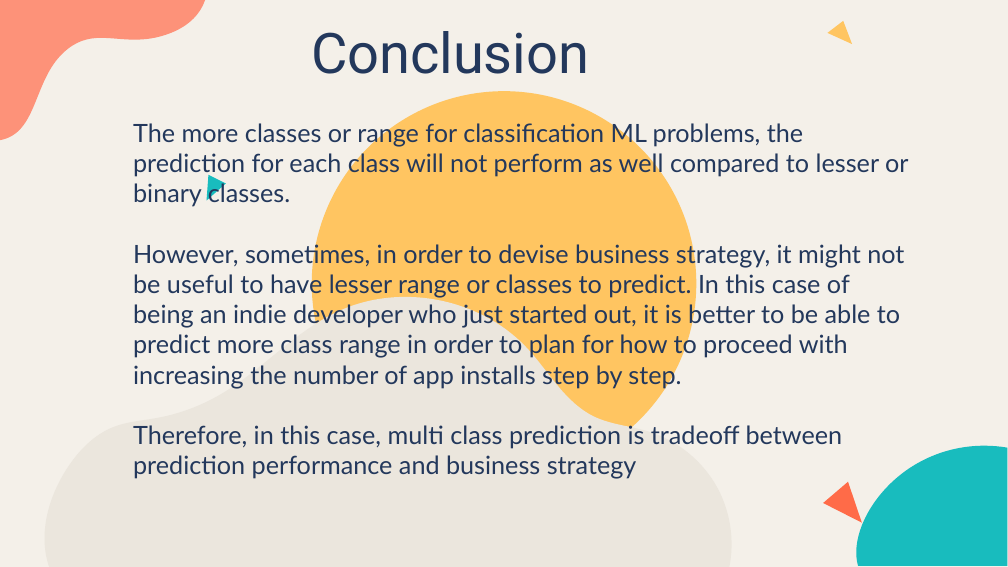
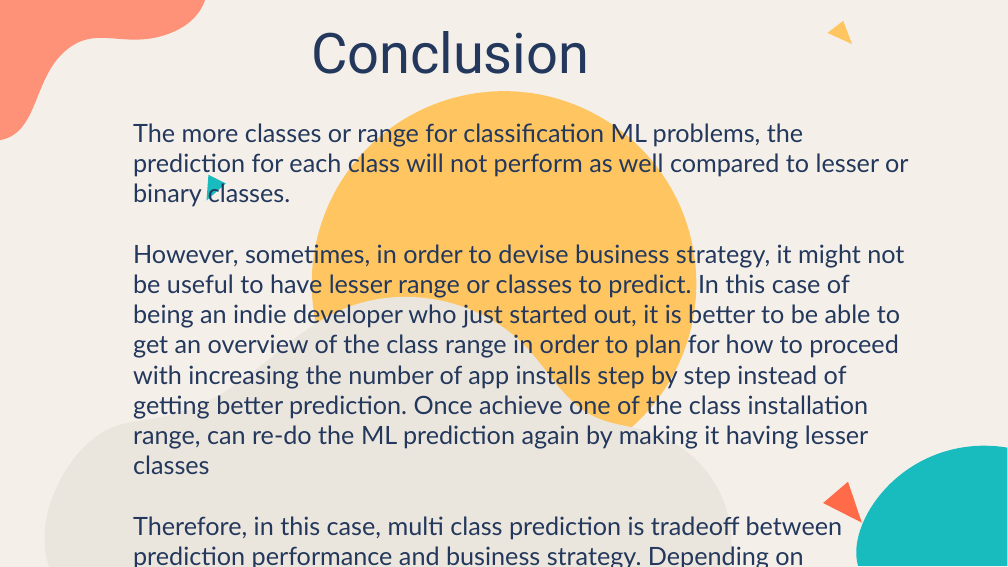
Before and after one commit to LiyanaRoslie/google-apps-ml, a slide deck: slide 29 of Final_Presentation.pptx (slide 27 before the commit). Drawn at 1008x567 pixels with LibreOffice and Linux fonts; fonts in the diff are those of the drawing. Boxes give left, top, right and bottom in pixels: in the first picture for what was removed or moved away, otherwise in the second. Text is boxed around its words. In the diff, an @@ line names an element or a change of style, - is before the commit and + after.

```diff
--- a/Final_Presentation.pptx
+++ b/Final_Presentation.pptx
@@ subtitle at box(133, 241, 904, 567): text changed @@
-However, sometimes, in order to devise business strategy, it might not be useful to have lesser range or classes to predict. In this case of being an indie developer who just started out, it is better to be able to predict more class range in order to plan for how to proceed with increasing the number of app installs step by step.
-Therefore, in this case, multi class prediction is tradeoff between prediction performance and business strategy
+However, sometimes, in order to devise business strategy, it might not be useful to have lesser range or classes to predict. In this case of being an indie developer who just started out, it is better to be able to get an overview of the class range in order to plan for how to proceed with increasing the number of app installs step by step instead of getting better prediction. Once achieve one of the class installation range, can re-do the ML prediction again by making it having lesser classes
+Therefore, in this case, multi class prediction is tradeoff between prediction performance and business strategy. Depending on situation, you will have to choose one over another.
```
Also in this commit, not shown: 11 other slides changed, 2 slides added.
